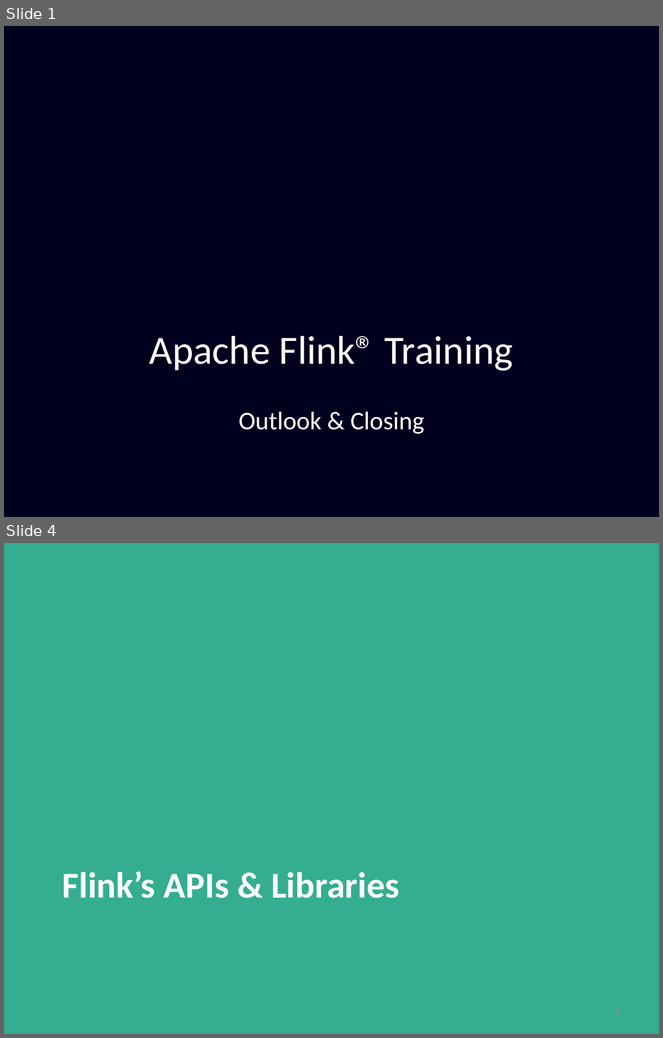
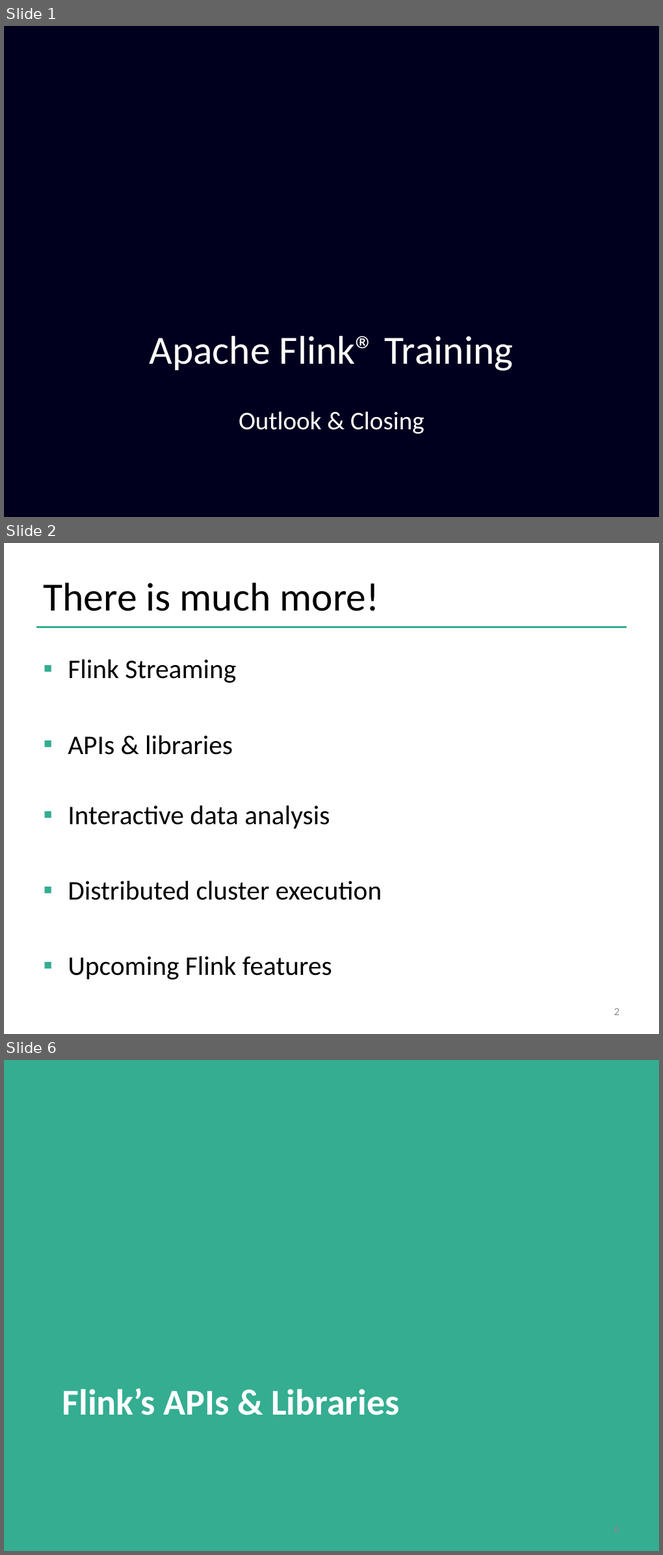
Before and after one commit to dataArtisans/flink-training-web, a slide deck: slides/closing.pptx. Shown one above the other, each under a label of ours: slides 1 and 4 before the commit, slides 1, 2 and 6 after it; the slides between them are not shown. The pictures are 663x1038 and 663x1555 pixels, drawn with LibreOffice and Linux fonts; fonts in the diff are those of the drawing; background and template pictures are left out. Boxes give left, top, right and bottom in pixels: in the first picture for what was removed or moved away, otherwise in the second. Text is boxed around its words. In the diff, an @@ line names an element or a change of style, - is before the commit and + after.

```diff
--- a/slides/closing.pptx
+++ b/slides/closing.pptx
@@ slide 2 added at bbox=[4, 543, 659, 1034], background #FFFFFF @@
@@ title added at bbox=[43, 583, 379, 611], 44 pt, text #000000 @@
+There is much more!
@@ line added from (36, 627) to (627, 627), #34AD91 2 pt @@
@@ text added at bbox=[68, 659, 382, 980], 29.6 pt, text #000000 @@
+▪ Flink Streaming
+▪ APIs & libraries
+▪ Interactive data analysis
+▪ Distributed cluster execution
+▪ Upcoming Flink features
@@ page number added at bbox=[614, 1008, 620, 1016], 12 pt, text #8C8C8C @@
+2
@@ what was slide 4 is now slide 6 @@
```
Also in this commit, not shown: 1 slide changed, 7 other slides added, 2 slides removed.
